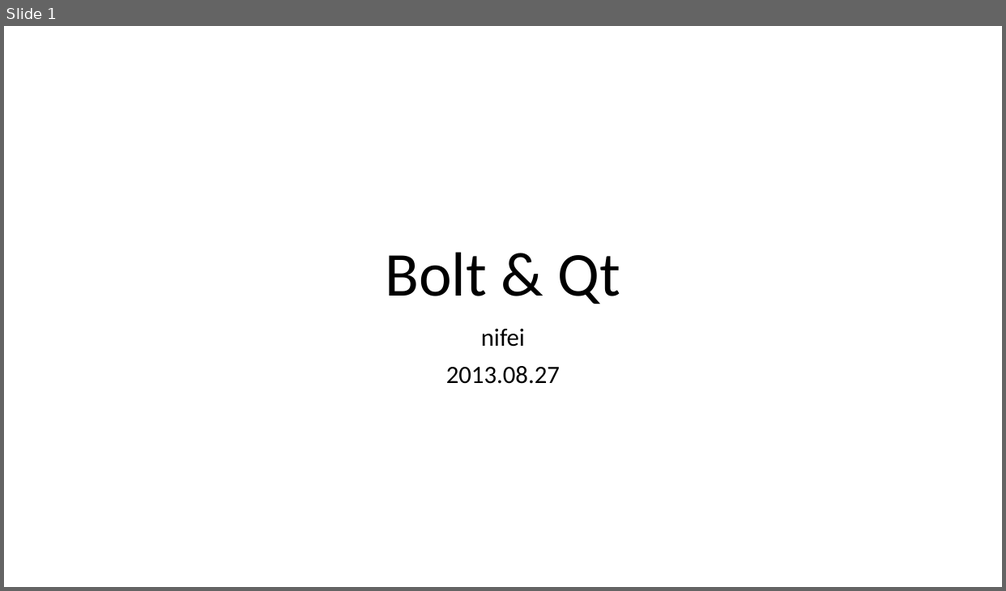
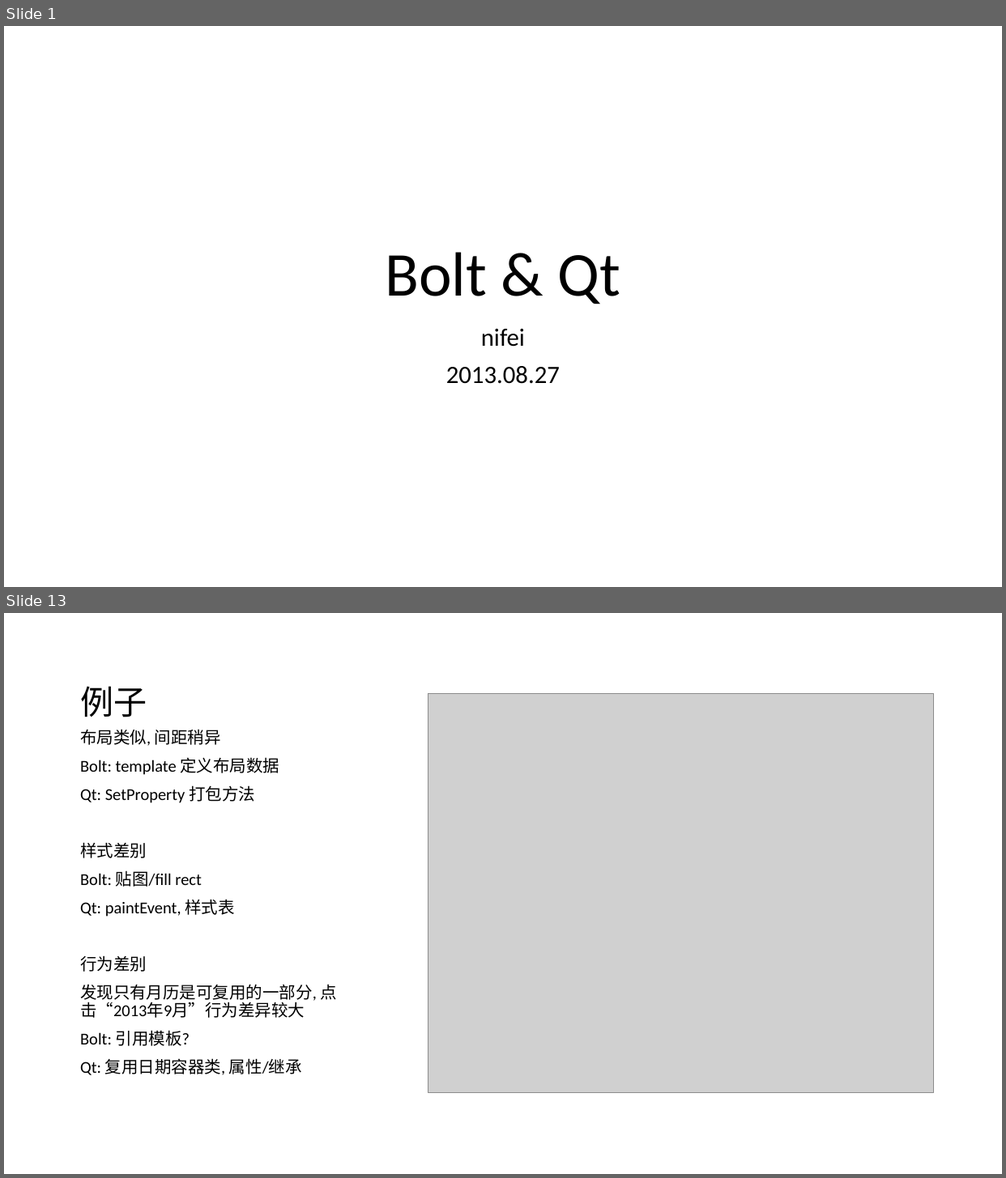
Before and after one commit to nifei/samples, a slide deck: Bolt_Qt.pptx. Shown one above the other, each under a label of ours: slide 1 before the commit, slides 1 and 13 after it; the slides between them are not shown. The pictures are 1006x591 and 1006x1178 pixels, drawn with LibreOffice and Linux fonts; fonts in the diff are those of the drawing; grey boxes stand for pictures; background and template pictures are left out. Boxes give left, top, right and bottom in pixels: in the first picture for what was removed or moved away, otherwise in the second. Text is boxed around its words. In the diff, an @@ line names an element or a change of style, - is before the commit and + after.

Commit message:
qt bolt ppt

```diff
--- a/Bolt_Qt.pptx
+++ b/Bolt_Qt.pptx
@@ slide 13 added at [4, 613, 1002, 1174], background picture (left out) @@
@@ title added at [80, 686, 147, 717], 32 pt, text #000000 @@
+例子
@@ picture added at [428, 694, 934, 1093] @@
@@ text added at [80, 729, 338, 1076], 16 pt, text #000000 @@
+布局类似, 间距稍异
+Bolt: template 定义布局数据
+Qt: SetProperty 打包方法
+样式差别
+Bolt: 贴图/fill rect
+Qt: paintEvent, 样式表
+行为差别
+发现只有月历是可复用的一部分, 点击“2013年9月”行为差异较大
+Bolt: 引用模板?
+Qt: 复用日期容器类, 属性/继承
```
Also in this commit, not shown: 11 slides changed, 6 other slides added, 5 other files.
